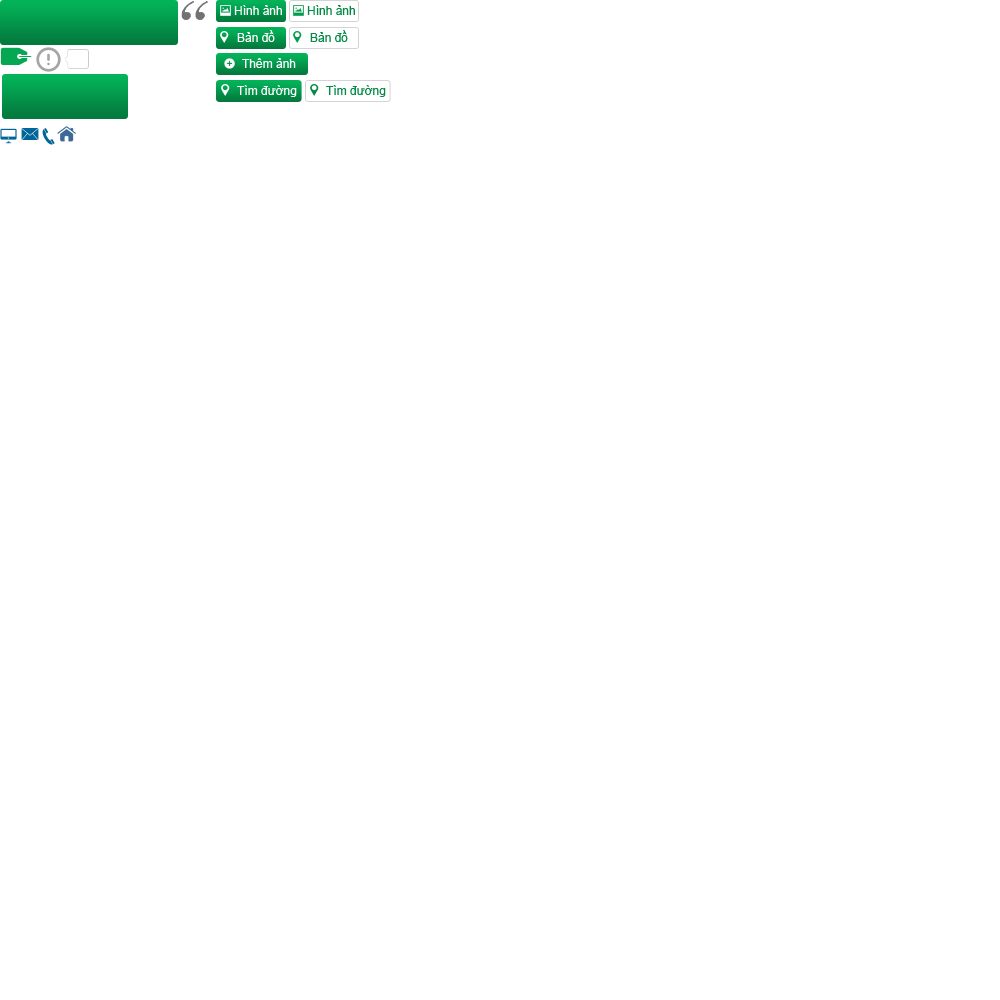
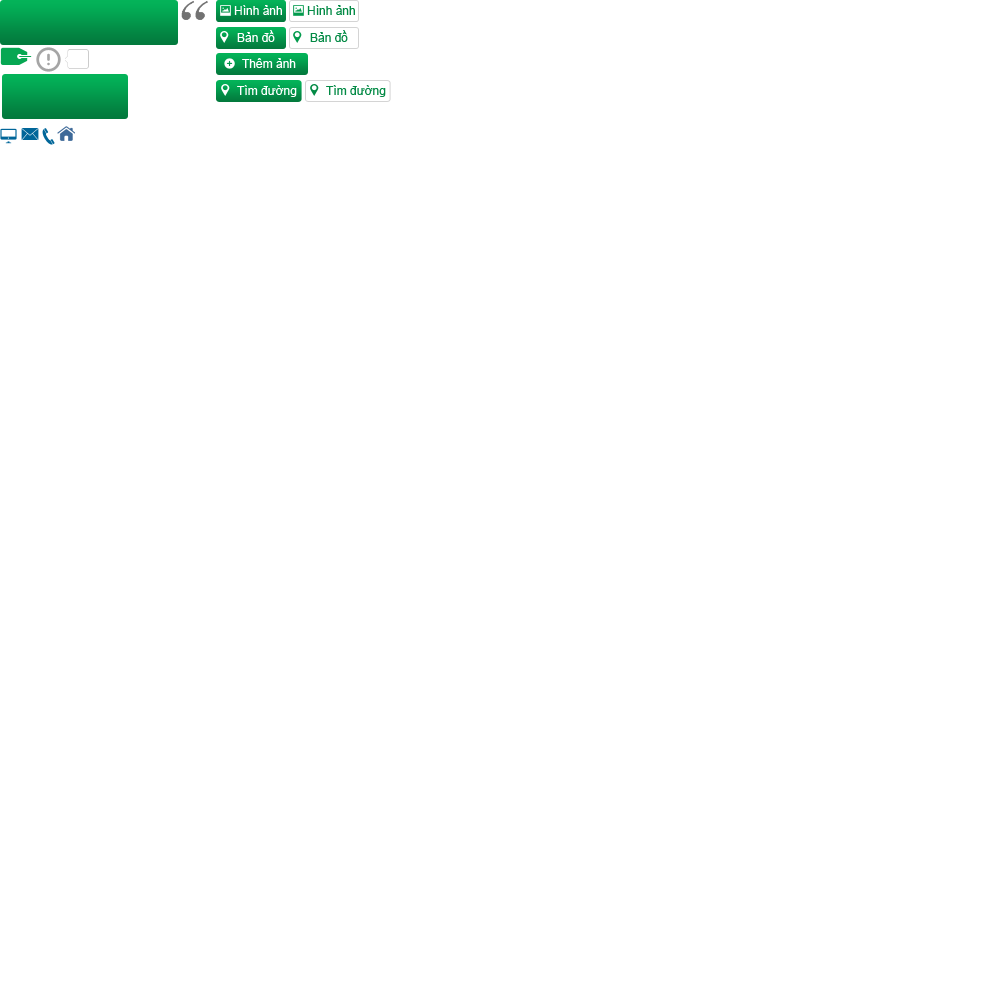
Layered file, before and after one edit (1000x1000). Changes by layer:
painted on "home_icon" over [57,126,76,142]
